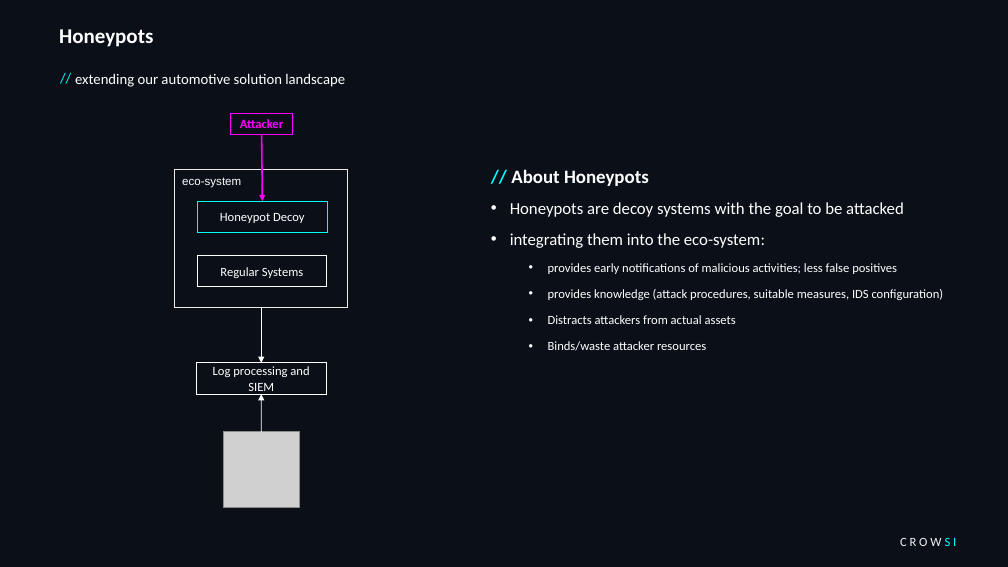
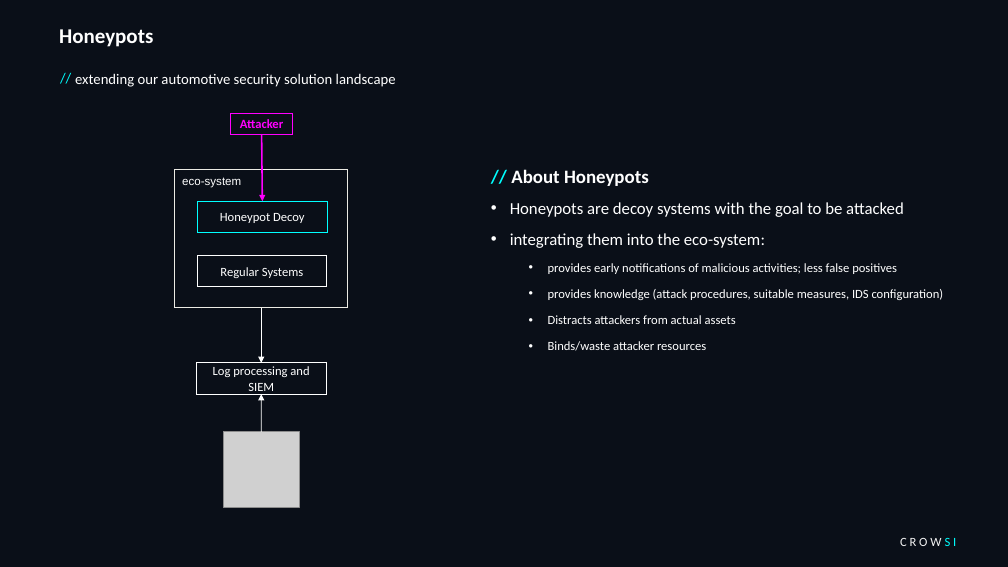
Before and after one commit to crowsi-foss/AuditMaterials, a slide deck: slide 2 of crowsiAuditSlides.pptx. Drawn at 1008x567 pixels with LibreOffice and Linux fonts; fonts in the diff are those of the drawing; grey boxes stand for pictures. Boxes give left, top, right and bottom in pixels: in the first picture for what was removed or moved away, otherwise in the second. Text is boxed around its words. In the diff, an @@ line names an element or a change of style, - is before the commit and + after.

```diff
--- a/crowsiAuditSlides.pptx
+++ b/crowsiAuditSlides.pptx
@@ text at (75, 73, 396, 87): text changed @@
-extending our automotive solution landscape
+extending our automotive security solution landscape
```
Also in this commit, not shown: 5 other slides changed, 1 other file.
